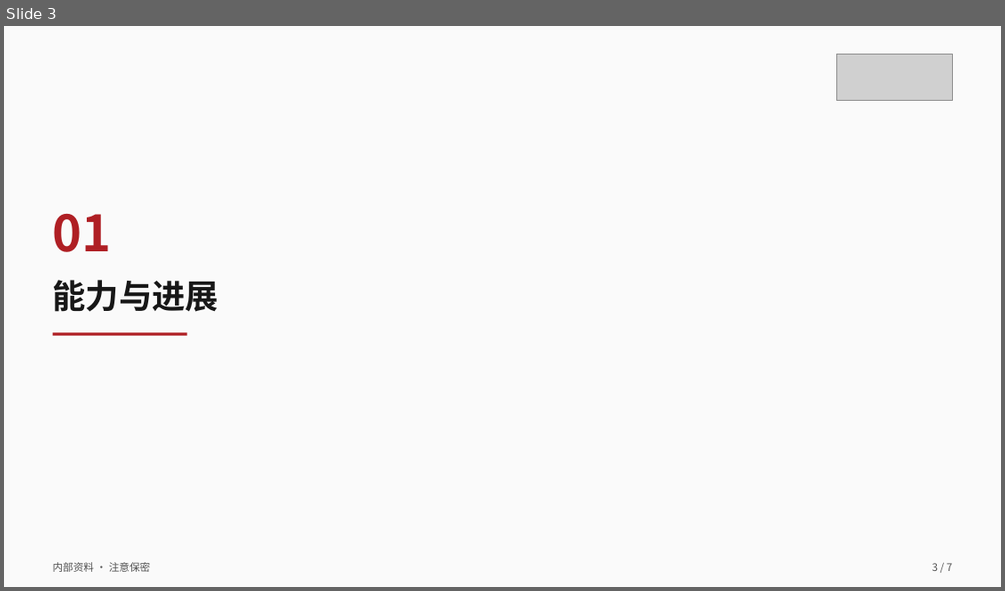
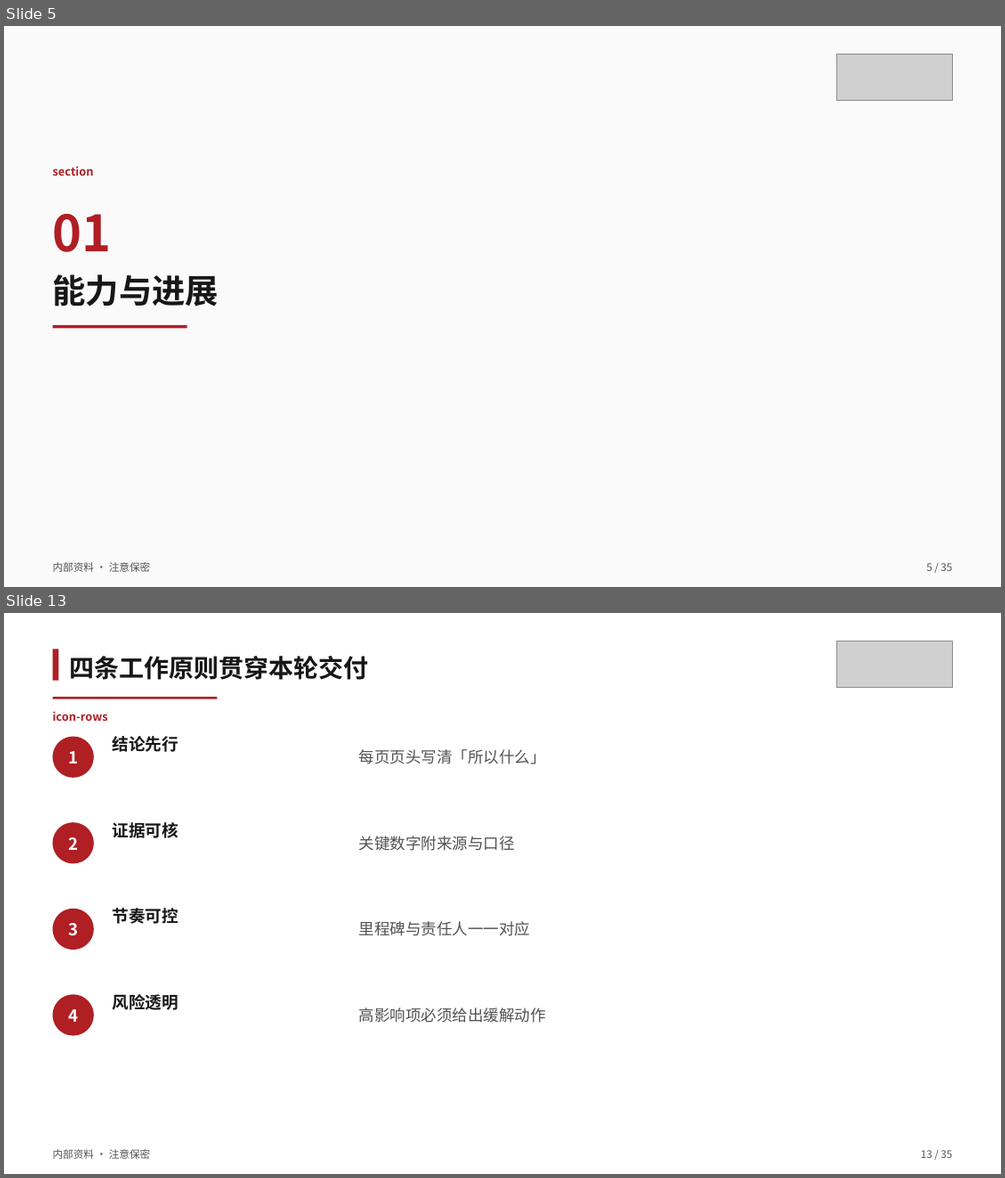
Before and after one commit to tao66175545-boop/sugon-cloud-skillui, a slide deck: skills/sugon-ppt-template/examples/sample-deck.pptx. Shown one above the other, each under a label of ours: slide 3 before the commit, slides 5 and 13 after it; the slides between them are not shown. The pictures are 1005x591 and 1005x1178 pixels, drawn with LibreOffice and Linux fonts; fonts in the diff are those of the drawing; grey boxes stand for pictures. Boxes give left, top, right and bottom in pixels: in the first picture for what was removed or moved away, otherwise in the second. Text is boxed around its words. In the diff, an @@ line names an element or a change of style, - is before the commit and + after.

```diff
--- a/skills/sugon-ppt-template/examples/sample-deck.pptx
+++ b/skills/sugon-ppt-template/examples/sample-deck.pptx
@@ slide 13 added at [4, 613, 1001, 1174], background #FFFFFF @@
@@ rectangle added at [53, 649, 58, 681], fill #AF1F24 @@
@@ text added at [69, 656, 368, 680], 24 pt, text #171717, bold @@
+四条工作原则贯穿本轮交付
@@ picture added at [836, 641, 952, 688] @@
@@ rectangle added at [53, 697, 217, 699], fill #AF1F24 @@
@@ text added at [53, 711, 108, 721], 11 pt, text #AF1F24, bold @@
+icon-rows
@@ ellipse added at [53, 737, 94, 778], fill #AF1F24 @@
@@ text added at [113, 736, 178, 752], 16 pt, text #171717, bold @@
+结论先行
@@ text added at [68, 751, 78, 763], 16 pt, text #FFFFFF, bold @@
+1
@@ text added at [359, 749, 546, 764], 15 pt, text #525252 @@
+每页页头写清「所以什么」
@@ ellipse added at [53, 822, 94, 863], fill #AF1F24 @@
@@ text added at [113, 822, 178, 838], 16 pt, text #171717, bold @@
+证据可核
@@ text added at [68, 837, 78, 850], 16 pt, text #FFFFFF, bold @@
+2
@@ text added at [359, 835, 515, 851], 15 pt, text #525252 @@
+关键数字附来源与口径
@@ ellipse added at [53, 908, 94, 949], fill #AF1F24 @@
@@ text added at [68, 923, 78, 936], 16 pt, text #FFFFFF, bold @@
+3
@@ text added at [113, 908, 178, 924], 16 pt, text #171717, bold @@
+节奏可控
@@ text added at [359, 921, 530, 936], 15 pt, text #525252 @@
+里程碑与责任人一一对应
@@ ellipse added at [53, 995, 94, 1036], fill #AF1F24 @@
@@ text added at [68, 1009, 78, 1022], 16 pt, text #FFFFFF, bold @@
+4
@@ text added at [113, 994, 178, 1010], 16 pt, text #171717, bold @@
+风险透明
@@ text added at [359, 1007, 546, 1022], 15 pt, text #525252 @@
+高影响项必须给出缓解动作
@@ text added at [53, 1149, 151, 1159], 10 pt, text #525252 @@
+内部资料 · 注意保密
@@ text added at [921, 1150, 952, 1158], 10 pt, text #525252 @@
+13 / 35
@@ what was slide 3 is now slide 5 @@
@@ slide 5 changed as well @@
@@ text added at [53, 166, 94, 176], 11 pt, text #AF1F24, bold @@
+section
@@ text "能力与进展": place and size @@
-text "能力与进展" at [53, 280, 219, 312]
+text "能力与进展" at [53, 274, 219, 306]
@@ rectangle: place and size @@
-rectangle at [53, 332, 187, 336]
+rectangle at [53, 325, 187, 328]
@@ text at [926, 563, 952, 571]: text changed @@
-3 / 7
+5 / 35
```
Also in this commit, not shown: 6 other slides changed, 27 other slides added, 12 other files.
